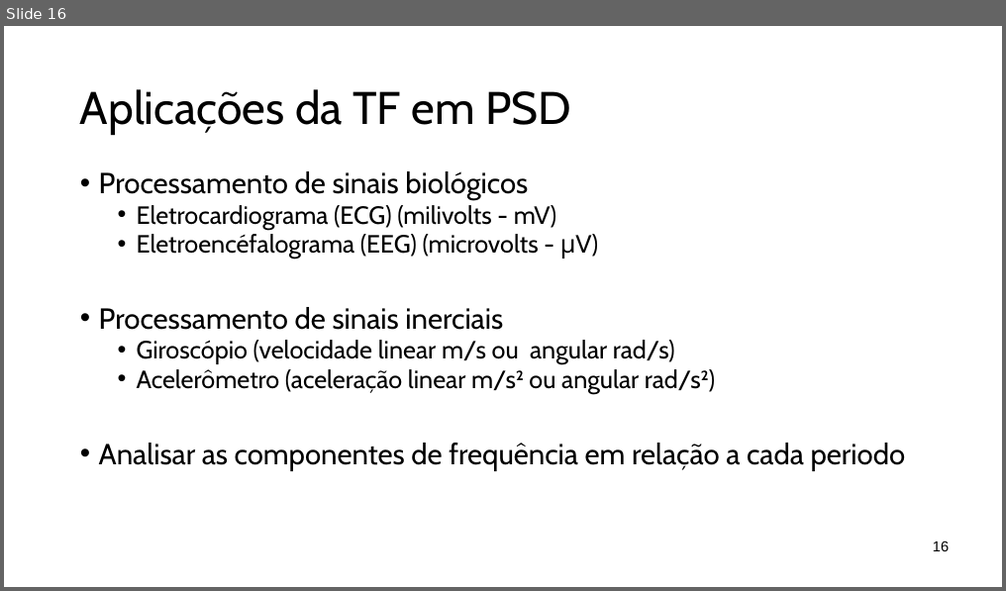
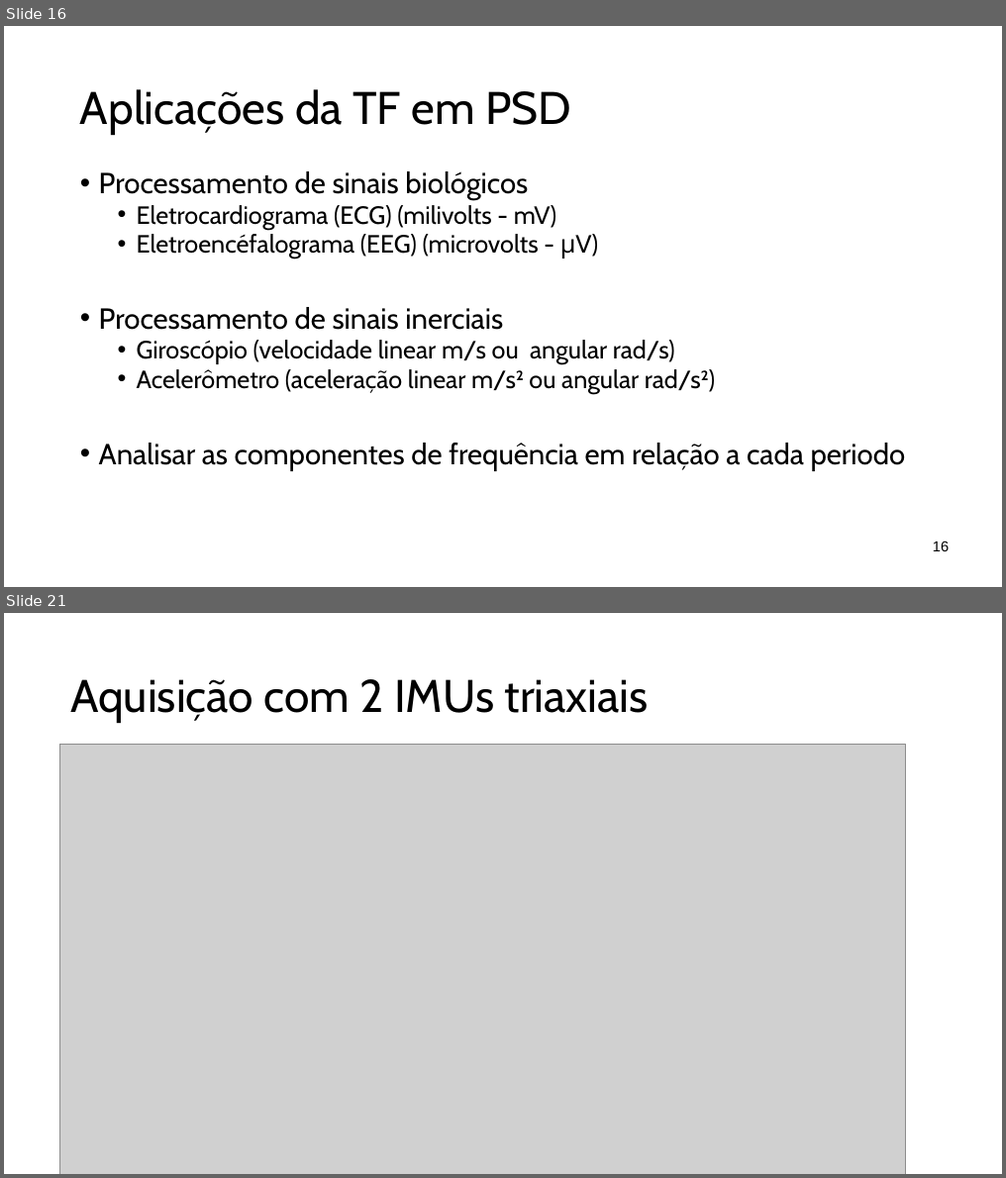
Before and after one commit to PauloMatheusGr/DSP-Class, a slide deck: Aula_PSD.odp. Shown one above the other, each under a label of ours: slide 16 before the commit, slides 16 and 21 after it; the slides between them are not shown. The pictures are 1006x591 and 1006x1178 pixels, drawn with LibreOffice and Linux fonts; fonts in the diff are those of the drawing; grey boxes stand for pictures. Boxes give left, top, right and bottom in pixels: in the first picture for what was removed or moved away, otherwise in the second. Text is boxed around its words. In the diff, an @@ line names an element or a change of style, - is before the commit and + after.

```diff
--- a/Aula_PSD.odp
+++ b/Aula_PSD.odp
@@ slide 21 added at [4, 613, 1002, 1174], background #FFFFFF @@
@@ title added at [70, 679, 648, 722], 44 pt, text #000000 @@
+Aquisição com 2 IMUs triaxiais
@@ picture added at [60, 744, 906, 1174] @@
```
Also in this commit, not shown: 1 slide changed, 6 other slides added, 4 other files.
